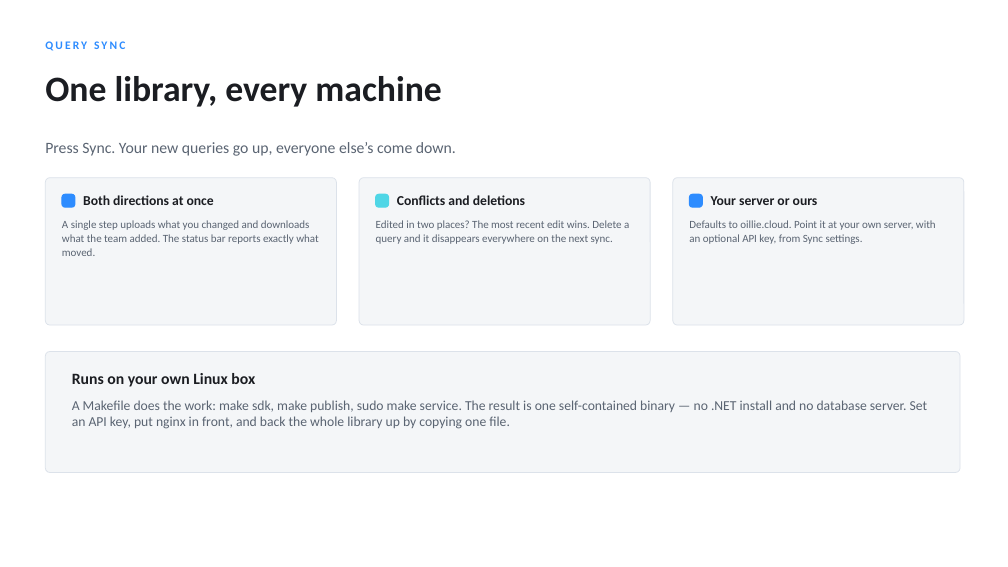
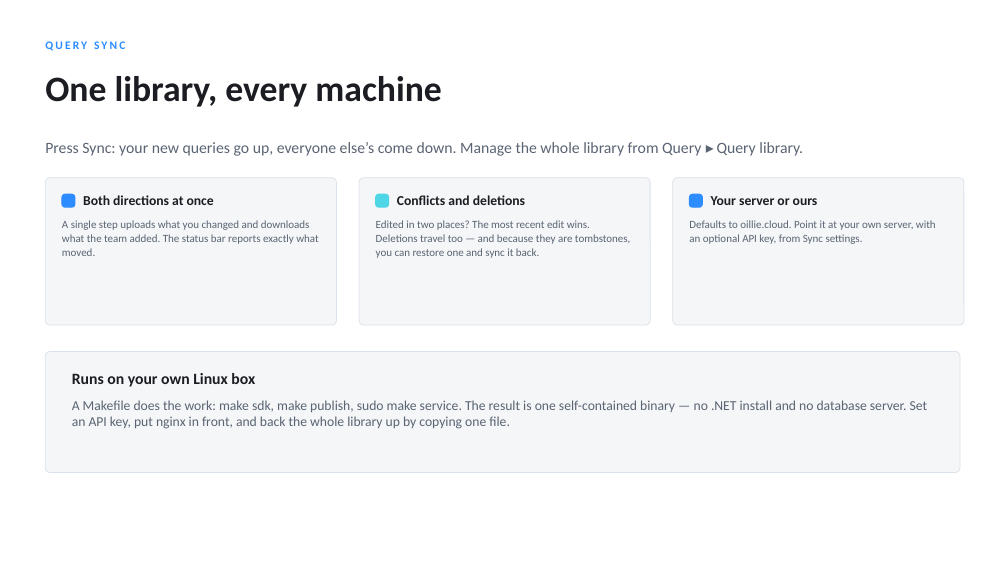
Before and after one commit to muleskin/Qplus, a slide deck: slide 13 of docs/Qplus Feature Overview.pptx. Drawn at 1008x567 pixels with LibreOffice and Linux fonts; fonts in the diff are those of the drawing. Boxes give left, top, right and bottom in pixels: in the first picture for what was removed or moved away, otherwise in the second. Text is boxed around its words. In the diff, an @@ line names an element or a change of style, - is before the commit and + after.

```diff
--- a/docs/Qplus Feature Overview.pptx
+++ b/docs/Qplus Feature Overview.pptx
@@ text at <box>45,142,803,156</box>: text changed @@
-Press Sync. Your new queries go up, everyone else’s come down.
+Press Sync: your new queries go up, everyone else’s come down. Manage the whole library from Query ▸ Query library.
@@ text at <box>376,220,630,258</box>: text changed @@
-Edited in two places? The most recent edit wins. Delete a query and it disappears everywhere on the next sync.
+Edited in two places? The most recent edit wins. Deletions travel too — and because they are tombstones, you can restore one and sync it back.
```
Also in this commit, not shown: 1 other slide changed, 2 other files.
